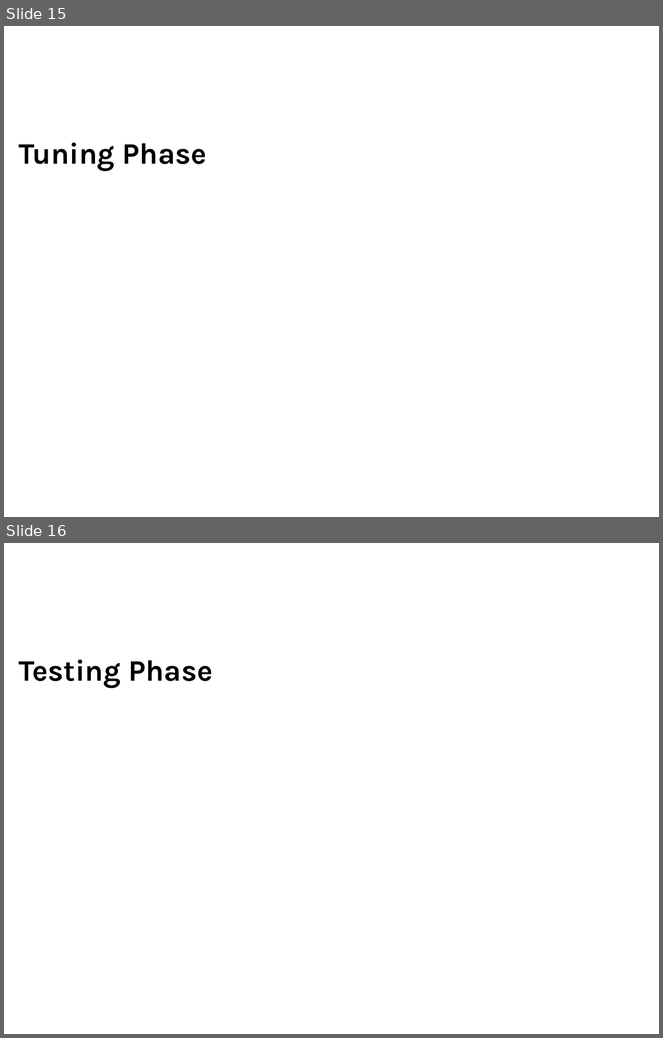
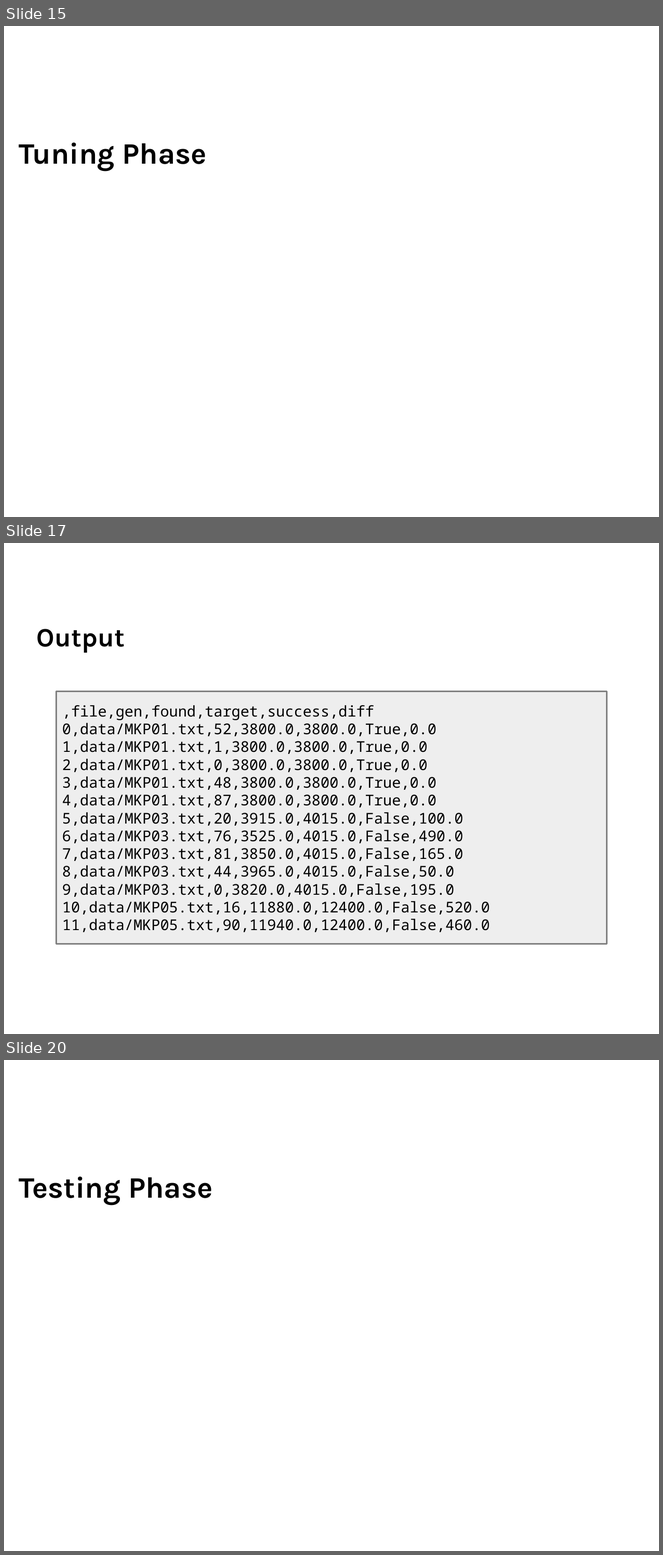
Before and after one commit to ncvescera/mkp-gasolver, a slide deck: relazione/presentazione/presentazione.odp. Shown one above the other, each under a label of ours: slides 15 and 16 before the commit, slides 15, 17 and 20 after it; the slides between them are not shown. The pictures are 663x1038 and 663x1555 pixels, drawn with LibreOffice and Linux fonts; fonts in the diff are those of the drawing; background and template pictures are left out. Boxes give left, top, right and bottom in pixels: in the first picture for what was removed or moved away, otherwise in the second. Text is boxed around its words. In the diff, an @@ line names an element or a change of style, - is before the commit and + after.

```diff
--- a/relazione/presentazione/presentazione.odp
+++ b/relazione/presentazione/presentazione.odp
@@ slide 17 added at (4,543,659,1034), background picture (left out) @@
@@ title added at (37,629,125,653), 32 pt, text #000000, bold @@
+Output
@@ rectangle added at (57,692,607,944), fill #EEEEEE, outline #808080 1.7 pt, 18 pt, text #000000 @@
+,file,gen,found,target,success,diff
+0,data/MKP01.txt,52,3800.0,3800.0,True,0.0
+1,data/MKP01.txt,1,3800.0,3800.0,True,0.0
+2,data/MKP01.txt,0,3800.0,3800.0,True,0.0
+3,data/MKP01.txt,48,3800.0,3800.0,True,0.0
+4,data/MKP01.txt,87,3800.0,3800.0,True,0.0
+5,data/MKP03.txt,20,3915.0,4015.0,False,100.0
+6,data/MKP03.txt,76,3525.0,4015.0,False,490.0
+7,data/MKP03.txt,81,3850.0,4015.0,False,165.0
+8,data/MKP03.txt,44,3965.0,4015.0,False,50.0
+9,data/MKP03.txt,0,3820.0,4015.0,False,195.0
+10,data/MKP05.txt,16,11880.0,12400.0,False,520.0
+11,data/MKP05.txt,90,11940.0,12400.0,False,460.0
@@ what was slide 16 is now slide 20 @@
```
Also in this commit, not shown: 1 slide changed, 5 other slides added, 1 other file.
